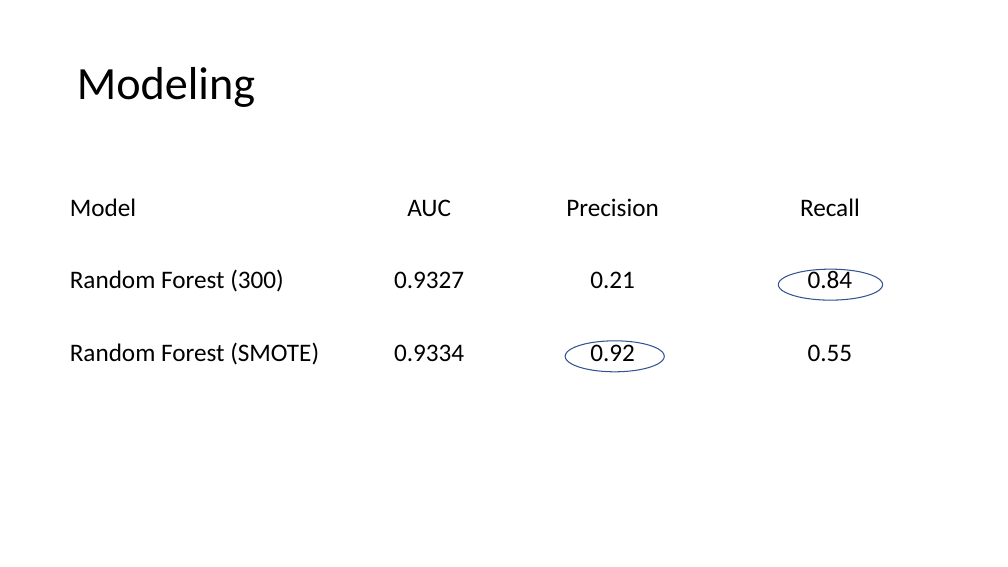
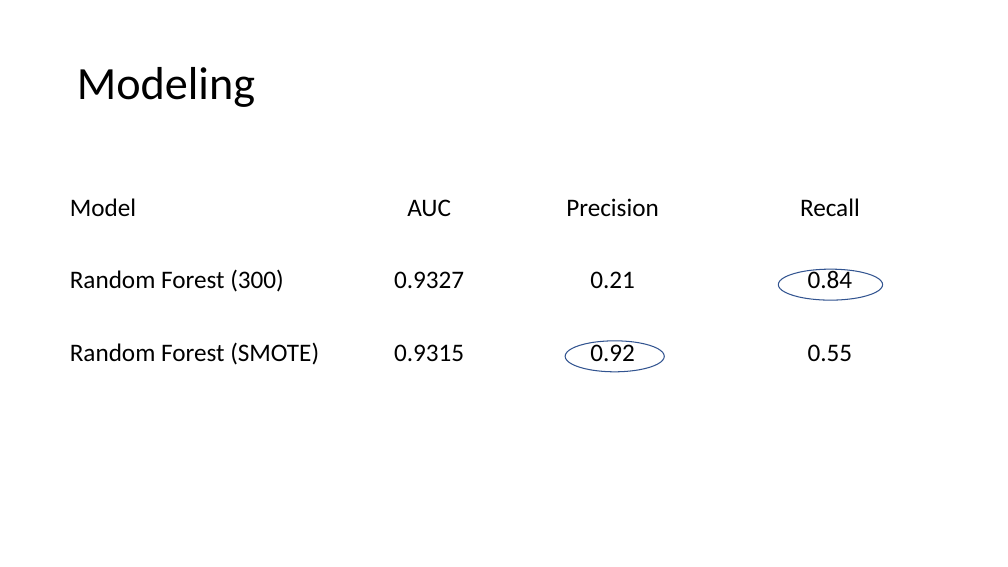
Before and after one commit to anikoloff/fraud_detection, a slide deck: slide 32 of fraud_detection.pptx. Drawn at 1008x567 pixels with LibreOffice and Linux fonts; fonts in the diff are those of the drawing. Boxes give left, top, right and bottom in pixels: in the first picture for what was removed or moved away, otherwise in the second. Text is boxed around its words. In the diff, an @@ line names an element or a change of style, - is before the commit and + after.

```diff
--- a/fraud_detection.pptx
+++ b/fraud_detection.pptx
@@ table at <box>70,151,940,369</box> @@
-row 3, column 2: 0.9334
+row 3, column 2: 0.9315
```
Also in this commit, not shown: 10 other slides changed, 2 slides added, 1 slide removed, 2 other files.
